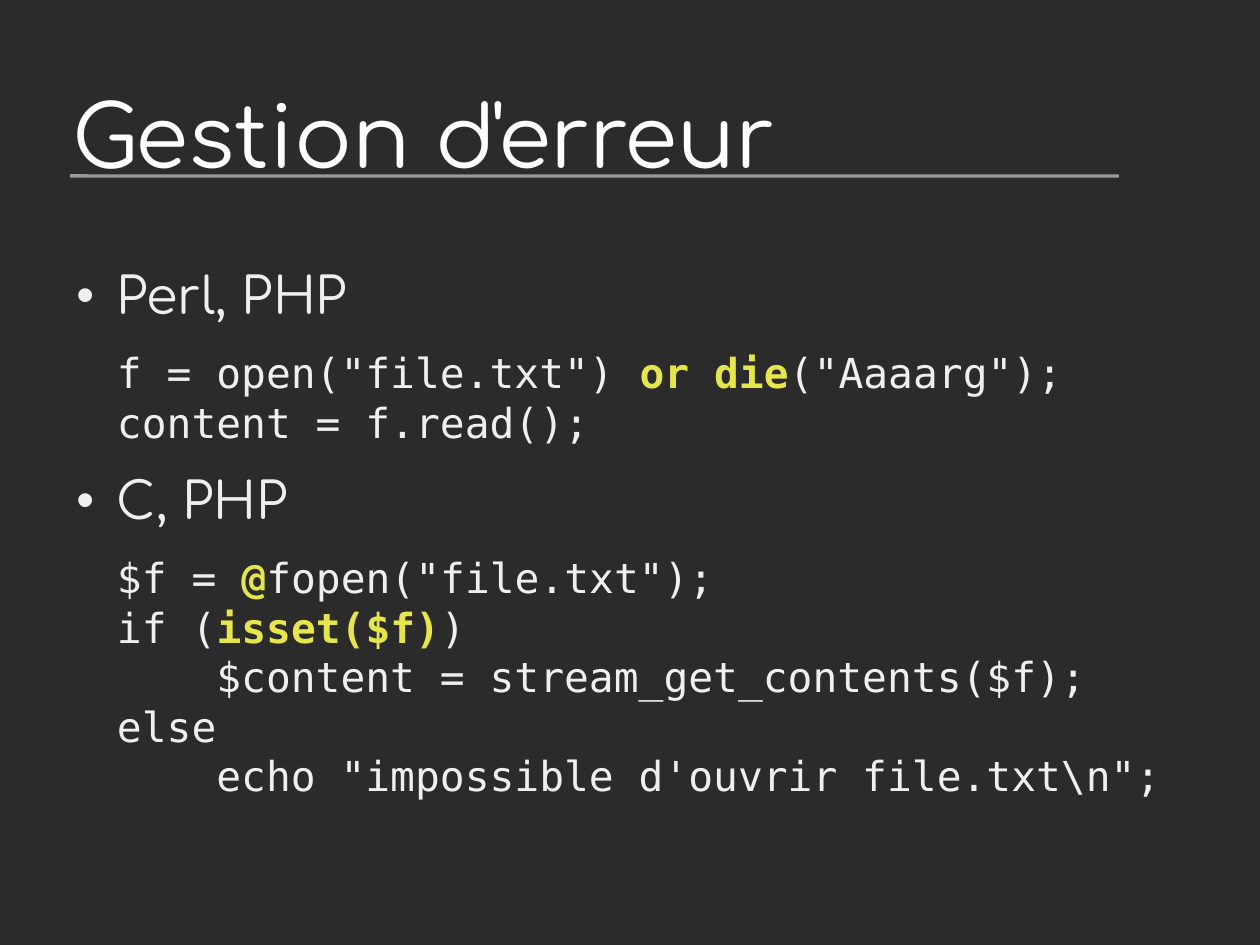
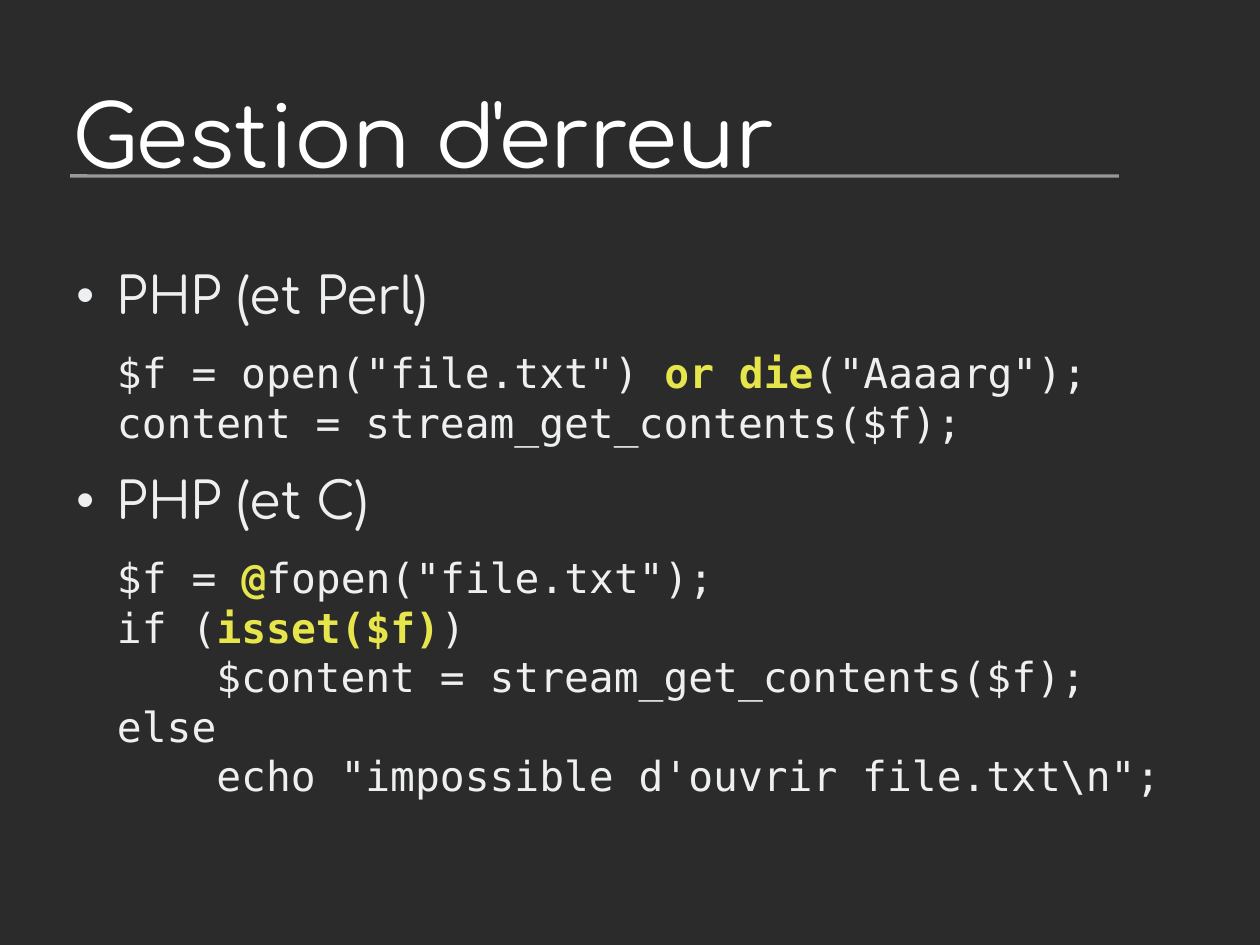
Before and after one commit to vstinner/talks, a slide deck: slide 23 of 2011-PyconFR-Rennes/langage/langage_homogene.odp (slide 22 before the commit). Drawn at 1260x945 pixels with LibreOffice and Linux fonts; fonts in the diff are those of the drawing; background and template pictures are left out; a plain dark background stands for a picture behind light text. Boxes give left, top, right and bottom in pixels: in the first picture for what was removed or moved away, otherwise in the second. Text is boxed around its words. In the diff, an @@ line names an element or a change of style, - is before the commit and + after.

```diff
--- a/2011-PyconFR-Rennes/langage/langage_homogene.odp
+++ b/2011-PyconFR-Rennes/langage/langage_homogene.odp
@@ text at (x1=117, y1=274, x2=1087, y2=531): text changed @@
-• Perl, PHP
-f = open("file.txt") or die("Aaaarg");
-content = f.read();
-• C, PHP
+• PHP (et Perl)
+$f = open("file.txt") or die("Aaaarg");
+content = stream_get_contents($f);
+• PHP (et C)
```
Also in this commit, not shown: 6 other slides changed, 1 slide added, 3 other files.
